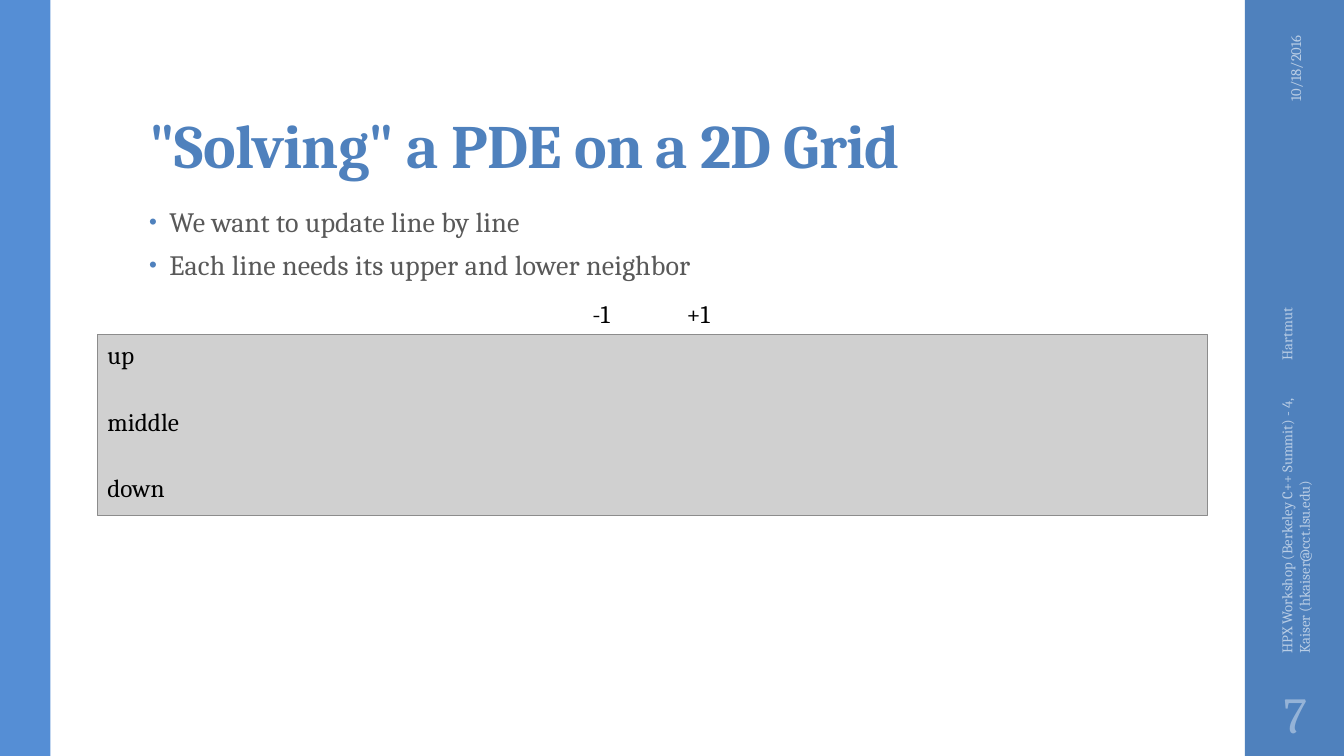
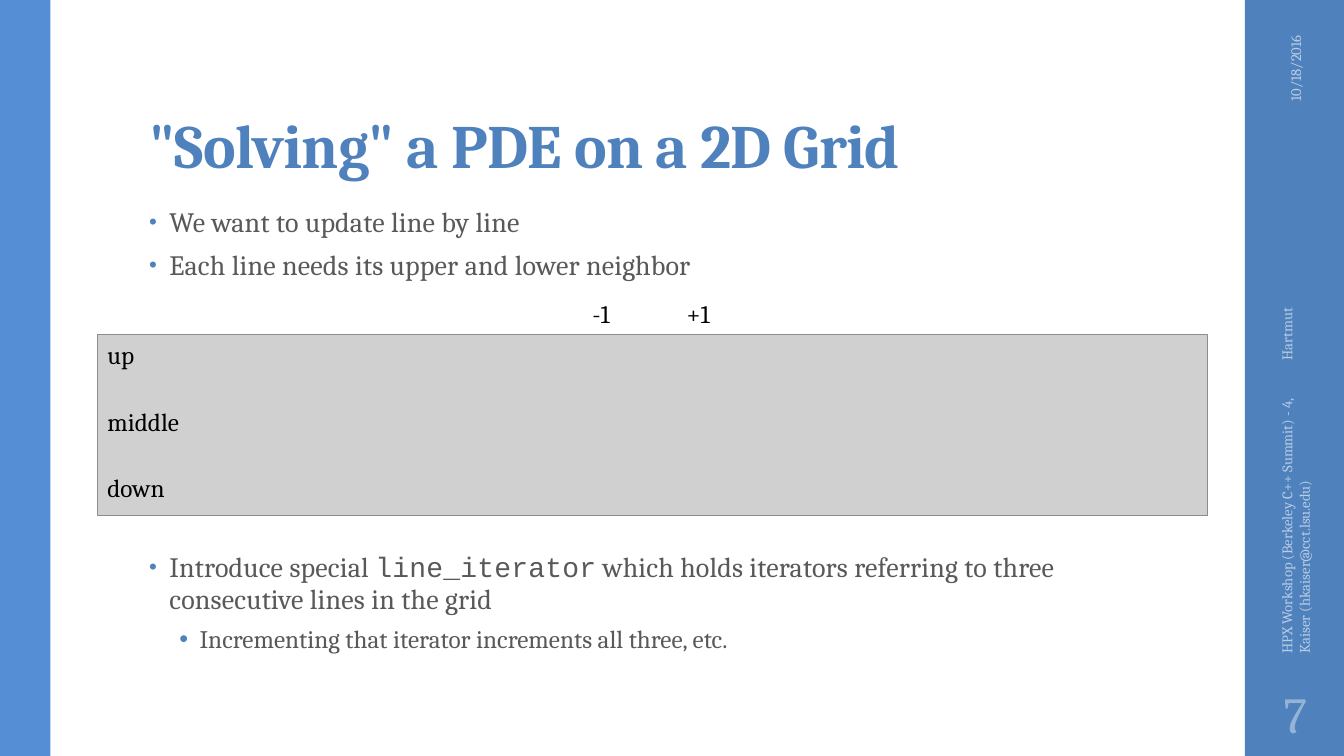
Before and after one commit to STEllAR-GROUP/tutorials, a slide deck: slide 7 of lbl2016/HPX Workshop (Berkeley C++ Summit) - 4.pptx. Drawn at 1344x756 pixels with LibreOffice and Linux fonts; fonts in the diff are those of the drawing; grey boxes stand for pictures; background and template pictures are left out. Boxes give left, top, right and bottom in pixels: in the first picture for what was removed or moved away, otherwise in the second. Text is boxed around its words. In the diff, an @@ line names an element or a change of style, - is before the commit and + after.

```diff
--- a/lbl2016/HPX Workshop (Berkeley C++ Summit) - 4.pptx
+++ b/lbl2016/HPX Workshop (Berkeley C++ Summit) - 4.pptx
@@ text at <box>169,557,1054,654</box>: paragraphs added @@
+• Introduce special line_iterator which holds iterators referring to three consecutive lines in the grid
+  • Incrementing that iterator increments all three, etc.
```
Also in this commit, not shown: 5 other slides changed, 5 slides added.
